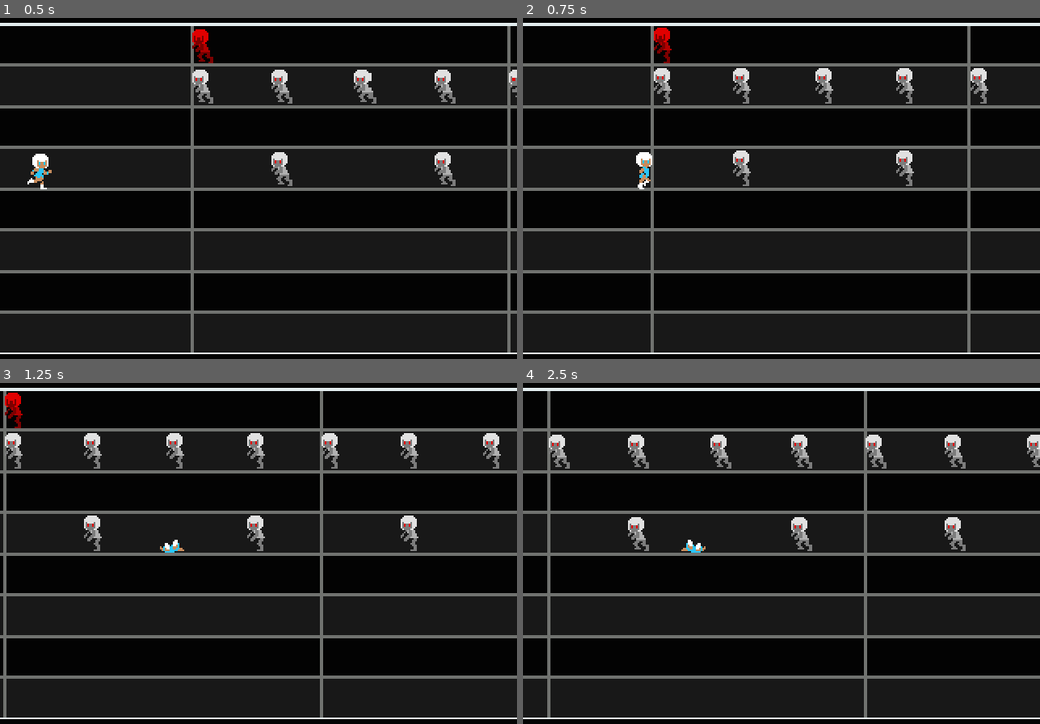
Above: before the commit, frames 1-4 (two rows, left to right).
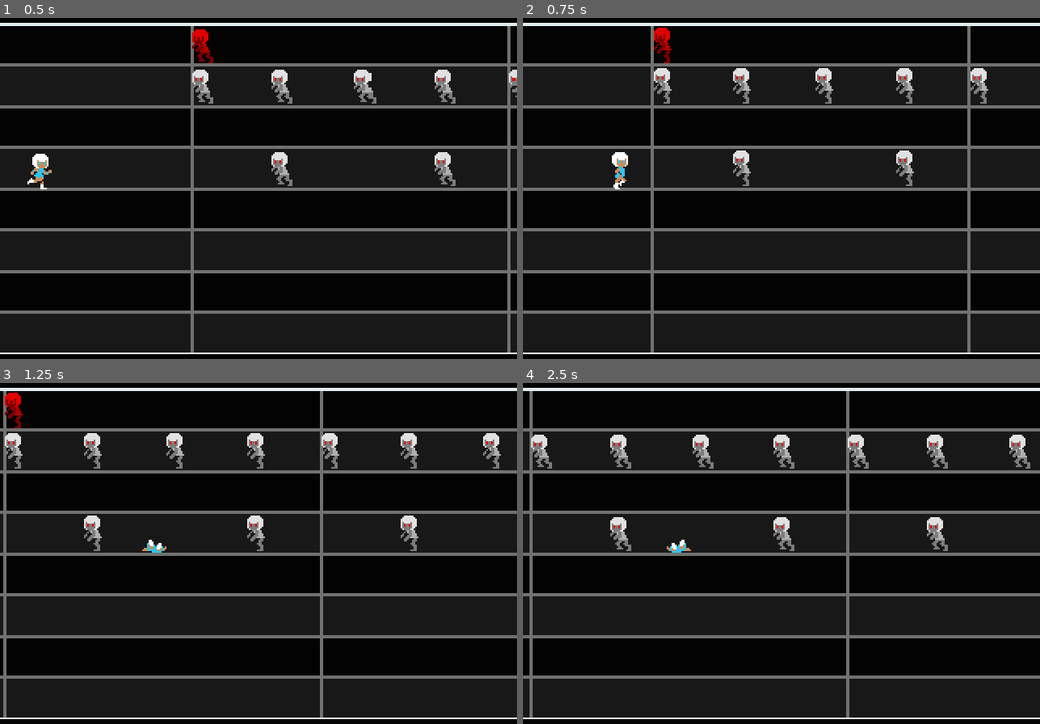
Above: after the commit, the same moments.

Repository: corndogit/tranoid
Game: Godot game, scene res://scenes/level.tscn
Same seed, same stepped clock (60 frames per second), same inputs: the game is played once before the commit and once after it.
Inputs:
- Up to frame 1 (0.5 s): no input
- Up to frame 2 (0.75 s): hold Right (ui_right) from 0.53 s (still down)
- Up to frame 3 (1.25 s): keep holding Right (ui_right)
- Up to frame 4 (2.5 s): release Right (ui_right) at 1.28 s; hold Down (ui_down) 1.28-2.03 s; hold Right (ui_right) from 2.03 s (still down)

Frame 1 is identical in both runs. In frame 2, 0.4% of the frame differs, in the area x 17-25%, y 39-51%; in frame 3, 0.2%; in frame 4, 6.8%, in the area x 1-100%, y 2-99%.

Commit message:
fix player move speed bug at different frame rates

Diff:
--- a/scripts/player.gd
+++ b/scripts/player.gd
@@ -3,16 +3,16 @@
 
 signal died
 var has_died = false
-const MOVE_SPEED = 15000.0
+const MOVE_SPEED = 175.0
 
 func _ready() -> void:
 	$AnimatedSprite2D.play("default")
 
 
-func _process(delta: float) -> void:
+func _process(_delta: float) -> void:
 	if has_died:
 		return
-	velocity = Input.get_vector("ui_left", "ui_right", "ui_up", "ui_down") * MOVE_SPEED * delta
+	velocity = Input.get_vector("ui_left", "ui_right", "ui_up", "ui_down") * MOVE_SPEED
 	move_and_slide()
 
 
